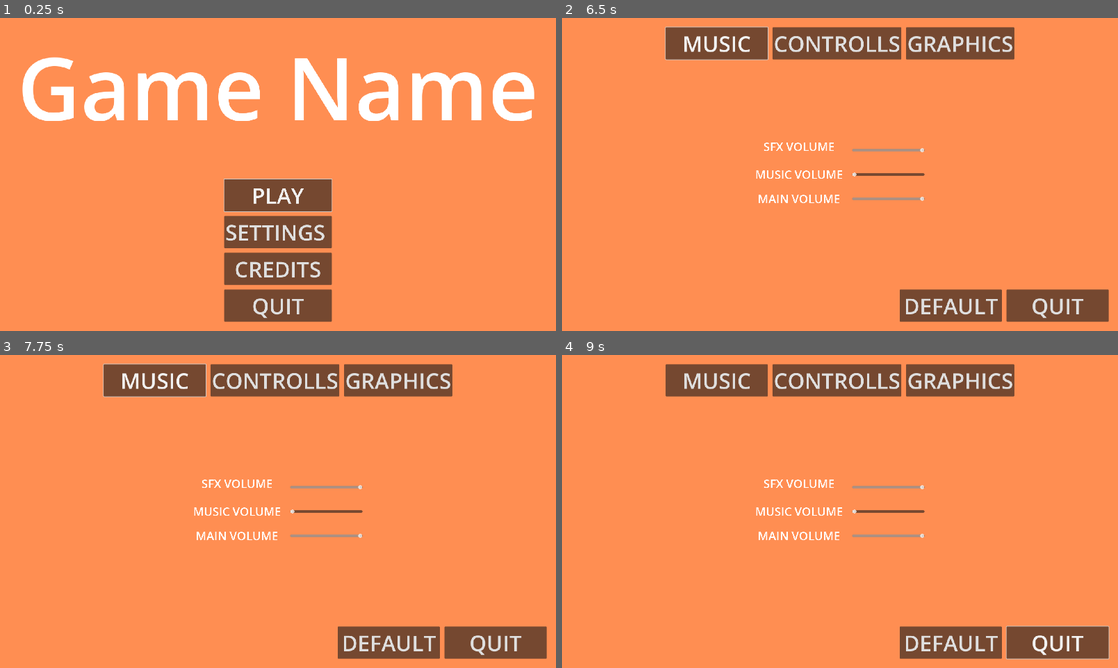
Above: before the commit, frames 1-4 (two rows, left to right).
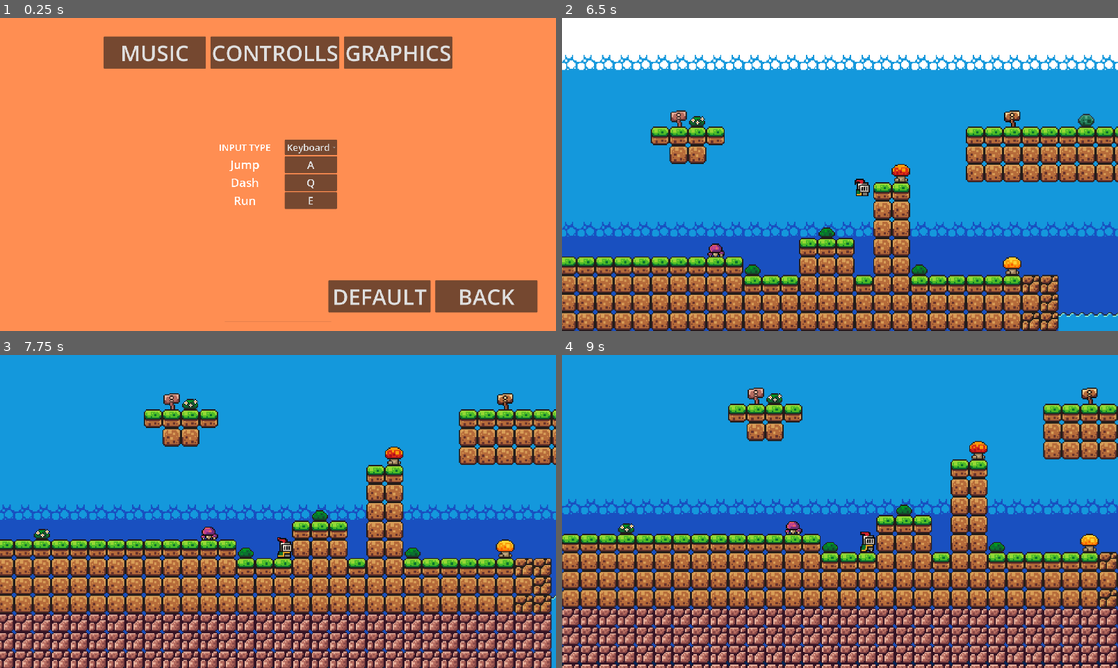
Above: after the commit, the same moments.

Repository: Cober-t/GameDev
Game: Godot game, scene res://scenes/main_menu.tscn
Two runs of this game, one before a commit and one after it. Both use one fixed random seed, a clock stepped at 60 frames per second and the inputs below.
Inputs (mouse positions are in pixels of both pictures, inside the frame that each line leads up to):
- Up to frame 1 (0.25 s): no input
- Up to frame 2 (6.5 s): click (873, 146) at 0.5 s, where only the run after the commit has a clickable "Keyboard"; click (1045, 296) at 1.25 s, where only the run after the commit has a clickable "BACK"; click "PLAY" at 2 s; hold Shift (run, bound only before the commit) 2.78-3.53 s; hold Right (move_right, bound only before the commit) 2.78-4.28 s; tap Ctrl (dash, bound only before the commit) at 2.85, 4.55, 5.1 s; tap Space (jump, bound only before the commit) at 3.02, 3.32, 3.77, 3.8, 4.07, 4.35, 5.27, 5.57, 6.02, 6.05, 6.32 s; tap Shift (run, bound only before the commit) at 3.6, 5.3 s; hold Left (move_left, bound only before the commit) 4.28-5.03 s; hold Right (move_right, bound only before the commit) from 5.03 s (still down); hold Shift (run, bound only before the commit) from 5.78 s (still down); tap Escape (escape) at 6.4 s
- Up to frame 3 (7.75 s): release Right (move_right, bound only before the commit) at 6.53 s; release Shift (run, bound only before the commit) at 6.53 s; hold Left (move_left, bound only before the commit) 6.53-7.28 s; tap Shift (run, bound only before the commit) at 6.6 s; tap Ctrl (dash, bound only before the commit) at 6.8, 7.35 s; hold Right (move_right, bound only before the commit) from 7.28 s (still down); hold Shift (run, bound only before the commit) from 7.28 s (still down)
- Up to frame 4 (9 s): release Right (move_right, bound only before the commit) at 8.03 s; release Shift (run, bound only before the commit) at 8.03 s; hold Left (move_left, bound only before the commit) from 8.03 s (still down); tap Shift (run, bound only before the commit) at 8.1 s; tap Ctrl (dash, bound only before the commit) at 8.3, 8.85 s; hold Shift (run, bound only before the commit) from 8.78 s (still down)

The runs differ from the first frame. In frame 1, 26% of the frame differs, in the area x 4-97%, y 5-98%; in frame 2, 99%; in frame 3, 100%, in the area x 0-100%, y 0-100%; in frame 4, 100%.

Commit message:
Controller support using global scripts

Diff:
--- a/Above&Beyond/main_game_manager.gd
+++ b/Above&Beyond/main_game_manager.gd
@@ -1,26 +1,17 @@
 extends Control
-
 
 @onready var settings_menu: Control = $SettingsMenu
 
-
-func _on_show_settings() -> void:
-	print("SHOW SETTINGS")
-	settings_menu.visible = true
-
-
-func _on_hide_settings() -> void:
-	print("HIDE SETTINGS")
-	settings_menu.visible = false
-
+func _ready() -> void:
+	get_child(0).find_child("back").text = "QUIT"
 
 func _process(delta: float) -> void:
-	if Input.is_action_just_pressed("escape"):
+	if Input.is_action_just_pressed("escape") or Input.is_action_just_pressed("ui_select"):
 		get_child(0).visible = !get_child(0).visible
-		get_child(0).find_child("back").text = "QUIT"
-		Engine.time_scale = 0.0 if get_child(0).visible else 1.0
-
-
+		Engine.time_scale = 0.0
+	if Input.is_action_just_pressed("ui_cancel"):
+		settings_menu.hide()
+		Engine.time_scale = 1.0
 
 func _on_settings_menu_back_or_quit() -> void:
 	get_tree().quit()
--- a/Above&Beyond/project.godot
+++ b/Above&Beyond/project.godot
@@ -15,6 +15,12 @@
 config/features=PackedStringArray("4.4", "GL Compatibility")
 config/icon="res://icon.svg"
 
+[autoload]
+
+Refs="*res://scripts/refs.gd"
+Util="*res://scripts/util.gd"
+Global="*res://scripts/global.gd"
+
 [display]
 
 window/size/viewport_width=1920
@@ -25,36 +31,99 @@
 
 [input]
 
-jump={
-"deadzone": 0.2,
-"events": [Object(InputEventKey,"resource_local_to_scene":false,"resource_name":"","device":-1,"window_id":0,"alt_pressed":false,"shift_pressed":false,"ctrl_pressed":false,"meta_pressed":false,"pressed":false,"keycode":0,"physical_keycode":32,"key_label":0,"unicode":32,"location":0,"echo":false,"script":null)
-, Object(InputEventKey,"resource_local_to_scene":false,"resource_name":"","device":-1,"window_id":0,"alt_pressed":false,"shift_pressed":false,"ctrl_pressed":false,"meta_pressed":false,"pressed":false,"keycode":0,"physical_keycode":87,"key_label":0,"unicode":119,"location":0,"echo":false,"script":null)
-, Object(InputEventKey,"resource_local_to_scene":false,"resource_name":"","device":-1,"window_id":0,"alt_pressed":false,"shift_pressed":false,"ctrl_pressed":false,"meta_pressed":false,"pressed":false,"keycode":0,"physical_keycode":4194320,"key_label":0,"unicode":0,"location":0,"echo":false,"script":null)
+ui_accept={
+"deadzone": 0.5,
+"events": [Object(InputEventKey,"resource_local_to_scene":false,"resource_name":"","device":0,"window_id":0,"alt_pressed":false,"shift_pressed":false,"ctrl_pressed":false,"meta_pressed":false,"pressed":false,"keycode":4194309,"physical_keycode":0,"key_label":0,"unicode":0,"location":0,"echo":false,"script":null)
+, Object(InputEventKey,"resource_local_to_scene":false,"resource_name":"","device":0,"window_id":0,"alt_pressed":false,"shift_pressed":false,"ctrl_pressed":false,"meta_pressed":false,"pressed":false,"keycode":4194310,"physical_keycode":0,"key_label":0,"unicode":0,"location":0,"echo":false,"script":null)
+, Object(InputEventKey,"resource_local_to_scene":false,"resource_name":"","device":0,"window_id":0,"alt_pressed":false,"shift_pressed":false,"ctrl_pressed":false,"meta_pressed":false,"pressed":false,"keycode":32,"physical_keycode":0,"key_label":0,"unicode":32,"location":0,"echo":false,"script":null)
 , Object(InputEventJoypadButton,"resource_local_to_scene":false,"resource_name":"","device":-1,"button_index":0,"pressure":0.0,"pressed":true,"script":null)
 ]
 }
-move_left={
-"deadzone": 0.2,
-"events": [Object(InputEventKey,"resource_local_to_scene":false,"resource_name":"","device":-1,"window_id":0,"alt_pressed":false,"shift_pressed":false,"ctrl_pressed":false,"meta_pressed":false,"pressed":false,"keycode":0,"physical_keycode":4194319,"key_label":0,"unicode":0,"location":0,"echo":false,"script":null)
-, Object(InputEventKey,"resource_local_to_scene":false,"resource_name":"","device":-1,"window_id":0,"alt_pressed":false,"shift_pressed":false,"ctrl_pressed":false,"meta_pressed":false,"pressed":false,"keycode":0,"physical_keycode":65,"key_label":0,"unicode":97,"location":0,"echo":false,"script":null)
-, Object(InputEventJoypadMotion,"resource_local_to_scene":false,"resource_name":"","device":-1,"axis":0,"axis_value":-1.0,"script":null)
-, Object(InputEventJoypadButton,"resource_local_to_scene":false,"resource_name":"","device":-1,"button_index":13,"pressure":0.0,"pressed":true,"script":null)
+ui_select={
+"deadzone": 0.5,
+"events": [Object(InputEventJoypadButton,"resource_local_to_scene":false,"resource_name":"","device":0,"button_index":3,"pressure":0.0,"pressed":false,"script":null)
+, Object(InputEventJoypadButton,"resource_local_to_scene":false,"resource_name":"","device":-1,"button_index":4,"pressure":0.0,"pressed":true,"script":null)
 ]
 }
-move_right={
-"deadzone": 0.2,
-"events": [Object(InputEventKey,"resource_local_to_scene":false,"resource_name":"","device":-1,"window_id":0,"alt_pressed":false,"shift_pressed":false,"ctrl_pressed":false,"meta_pressed":false,"pressed":false,"keycode":0,"physical_keycode":4194321,"key_label":0,"unicode":0,"location":0,"echo":false,"script":null)
-, Object(InputEventKey,"resource_local_to_scene":false,"resource_name":"","device":-1,"window_id":0,"alt_pressed":false,"shift_pressed":false,"ctrl_pressed":false,"meta_pressed":false,"pressed":false,"keycode":0,"physical_keycode":68,"key_label":0,"unicode":100,"location":0,"echo":false,"script":null)
+ui_cancel={
+"deadzone": 0.5,
+"events": [Object(InputEventKey,"resource_local_to_scene":false,"resource_name":"","device":0,"window_id":0,"alt_pressed":false,"shift_pressed":false,"ctrl_pressed":false,"meta_pressed":false,"pressed":false,"keycode":4194305,"physical_keycode":0,"key_label":0,"unicode":0,"location":0,"echo":false,"script":null)
+, Object(InputEventJoypadButton,"resource_local_to_scene":false,"resource_name":"","device":-1,"button_index":1,"pressure":0.0,"pressed":true,"script":null)
+]
+}
+ui_focus_next={
+"deadzone": 0.5,
+"events": [Object(InputEventKey,"resource_local_to_scene":false,"resource_name":"","device":0,"window_id":0,"alt_pressed":false,"shift_pressed":false,"ctrl_pressed":false,"meta_pressed":false,"pressed":false,"keycode":4194306,"physical_keycode":0,"key_label":0,"unicode":0,"location":0,"echo":false,"script":null)
 , Object(InputEventJoypadButton,"resource_local_to_scene":false,"resource_name":"","device":-1,"button_index":14,"pressure":0.0,"pressed":true,"script":null)
 , Object(InputEventJoypadMotion,"resource_local_to_scene":false,"resource_name":"","device":-1,"axis":0,"axis_value":1.0,"script":null)
 ]
 }
-run={
+ui_focus_prev={
+"deadzone": 0.5,
+"events": [Object(InputEventKey,"resource_local_to_scene":false,"resource_name":"","device":0,"window_id":0,"alt_pressed":false,"shift_pressed":true,"ctrl_pressed":false,"meta_pressed":false,"pressed":false,"keycode":4194306,"physical_keycode":0,"key_label":0,"unicode":0,"location":0,"echo":false,"script":null)
+, Object(InputEventJoypadButton,"resource_local_to_scene":false,"resource_name":"","device":-1,"button_index":13,"pressure":0.0,"pressed":true,"script":null)
+, Object(InputEventJoypadMotion,"resource_local_to_scene":false,"resource_name":"","device":-1,"axis":0,"axis_value":-1.0,"script":null)
+]
+}
+ui_left={
+"deadzone": 0.5,
+"events": [Object(InputEventKey,"resource_local_to_scene":false,"resource_name":"","device":0,"window_id":0,"alt_pressed":false,"shift_pressed":false,"ctrl_pressed":false,"meta_pressed":false,"pressed":false,"keycode":4194319,"physical_keycode":0,"key_label":0,"unicode":0,"location":0,"echo":false,"script":null)
+, Object(InputEventJoypadButton,"resource_local_to_scene":false,"resource_name":"","device":0,"button_index":13,"pressure":0.0,"pressed":false,"script":null)
+, Object(InputEventJoypadMotion,"resource_local_to_scene":false,"resource_name":"","device":0,"axis":0,"axis_value":-1.0,"script":null)
+, Object(InputEventJoypadButton,"resource_local_to_scene":false,"resource_name":"","device":-1,"button_index":13,"pressure":0.0,"pressed":true,"script":null)
+, Object(InputEventJoypadMotion,"resource_local_to_scene":false,"resource_name":"","device":-1,"axis":0,"axis_value":-1.0,"script":null)
+]
+}
+ui_right={
+"deadzone": 0.5,
+"events": [Object(InputEventKey,"resource_local_to_scene":false,"resource_name":"","device":0,"window_id":0,"alt_pressed":false,"shift_pressed":false,"ctrl_pressed":false,"meta_pressed":false,"pressed":false,"keycode":4194321,"physical_keycode":0,"key_label":0,"unicode":0,"location":0,"echo":false,"script":null)
+, Object(InputEventJoypadButton,"resource_local_to_scene":false,"resource_name":"","device":0,"button_index":14,"pressure":0.0,"pressed":false,"script":null)
+, Object(InputEventJoypadMotion,"resource_local_to_scene":false,"resource_name":"","device":0,"axis":0,"axis_value":1.0,"script":null)
+, Object(InputEventJoypadButton,"resource_local_to_scene":false,"resource_name":"","device":-1,"button_index":14,"pressure":0.0,"pressed":true,"script":null)
+, Object(InputEventJoypadMotion,"resource_local_to_scene":false,"resource_name":"","device":-1,"axis":0,"axis_value":1.0,"script":null)
+]
+}
+ui_up={
+"deadzone": 0.5,
+"events": [Object(InputEventKey,"resource_local_to_scene":false,"resource_name":"","device":0,"window_id":0,"alt_pressed":false,"shift_pressed":false,"ctrl_pressed":false,"meta_pressed":false,"pressed":false,"keycode":4194320,"physical_keycode":0,"key_label":0,"unicode":0,"location":0,"echo":false,"script":null)
+, Object(InputEventJoypadButton,"resource_local_to_scene":false,"resource_name":"","device":0,"button_index":11,"pressure":0.0,"pressed":false,"script":null)
+, Object(InputEventJoypadMotion,"resource_local_to_scene":false,"resource_name":"","device":0,"axis":1,"axis_value":-1.0,"script":null)
+, Object(InputEventJoypadButton,"resource_local_to_scene":false,"resource_name":"","device":-1,"button_index":11,"pressure":0.0,"pressed":true,"script":null)
+, Object(InputEventJoypadMotion,"resource_local_to_scene":false,"resource_name":"","device":-1,"axis":1,"axis_value":-1.0,"script":null)
+]
+}
+ui_down={
+"deadzone": 0.5,
+"events": [Object(InputEventKey,"resource_local_to_scene":false,"resource_name":"","device":0,"window_id":0,"alt_pressed":false,"shift_pressed":false,"ctrl_pressed":false,"meta_pressed":false,"pressed":false,"keycode":4194322,"physical_keycode":0,"key_label":0,"unicode":0,"location":0,"echo":false,"script":null)
+, Object(InputEventJoypadButton,"resource_local_to_scene":false,"resource_name":"","device":0,"button_index":12,"pressure":0.0,"pressed":false,"script":null)
+, Object(InputEventJoypadMotion,"resource_local_to_scene":false,"resource_name":"","device":0,"axis":1,"axis_value":1.0,"script":null)
+, Object(InputEventJoypadButton,"resource_local_to_scene":false,"resource_name":"","device":-1,"button_index":12,"pressure":0.0,"pressed":true,"script":null)
+, Object(InputEventJoypadMotion,"resource_local_to_scene":false,"resource_name":"","device":-1,"axis":1,"axis_value":1.0,"script":null)
+]
+}
+jump_keyboard={
+"deadzone": 0.2,
+"events": [Object(InputEventKey,"resource_local_to_scene":false,"resource_name":"","device":-1,"window_id":0,"alt_pressed":false,"shift_pressed":false,"ctrl_pressed":false,"meta_pressed":false,"pressed":false,"keycode":0,"physical_keycode":32,"key_label":0,"unicode":32,"location":0,"echo":false,"script":null)
+]
+}
+move_arrow_left={
+"deadzone": 0.2,
+"events": [Object(InputEventKey,"resource_local_to_scene":false,"resource_name":"","device":-1,"window_id":0,"alt_pressed":false,"shift_pressed":false,"ctrl_pressed":false,"meta_pressed":false,"pressed":false,"keycode":0,"physical_keycode":4194319,"key_label":0,"unicode":0,"location":0,"echo":false,"script":null)
+, Object(InputEventKey,"resource_local_to_scene":false,"resource_name":"","device":-1,"window_id":0,"alt_pressed":false,"shift_pressed":false,"ctrl_pressed":false,"meta_pressed":false,"pressed":false,"keycode":0,"physical_keycode":65,"key_label":0,"unicode":97,"location":0,"echo":false,"script":null)
+]
+}
+move_arrow_right={
+"deadzone": 0.2,
+"events": [Object(InputEventKey,"resource_local_to_scene":false,"resource_name":"","device":-1,"window_id":0,"alt_pressed":false,"shift_pressed":false,"ctrl_pressed":false,"meta_pressed":false,"pressed":false,"keycode":0,"physical_keycode":4194321,"key_label":0,"unicode":0,"location":0,"echo":false,"script":null)
+, Object(InputEventKey,"resource_local_to_scene":false,"resource_name":"","device":-1,"window_id":0,"alt_pressed":false,"shift_pressed":false,"ctrl_pressed":false,"meta_pressed":false,"pressed":false,"keycode":0,"physical_keycode":68,"key_label":0,"unicode":100,"location":0,"echo":false,"script":null)
+]
+}
+run_keyboard={
 "deadzone": 0.2,
 "events": [Object(InputEventKey,"resource_local_to_scene":false,"resource_name":"","device":-1,"window_id":0,"alt_press …(195 unchanged characters)…
 ]
 }
-dash={
+dash_keyboard={
 "deadzone": 0.2,
 "events": [Object(InputEventKey,"resource_local_to_scene":false,"resource_name":"","device":-1,"window_id":0,"alt_press …(195 unchanged characters)…
 , Object(InputEventJoypadMotion,"resource_local_to_scene":false,"resource_name":"","device":-1,"axis":5,"axis_value":1.0,"script":null)
@@ -65,6 +134,33 @@
 "events": [Object(InputEventKey,"resource_local_to_scene":false,"resource_name":"","device":-1,"window_id":0,"alt_press …(195 unchanged characters)…
 ]
 }
+jump_controller={
+"deadzone": 0.2,
+"events": [Object(InputEventJoypadButton,"resource_local_to_scene":false,"resource_name":"","device":-1,"button_index":0,"pressure":0.0,"pressed":true,"script":null)
+]
+}
+dash_controller={
+"deadzone": 0.2,
+"events": [Object(InputEventJoypadMotion,"resource_local_to_scene":false,"resource_name":"","device":-1,"axis":5,"axis_value":1.0,"script":null)
+]
+}
+run_controller={
+"deadzone": 0.2,
+"events": [Object(InputEventJoypadButton,"resource_local_to_scene":false,"resource_name":"","device":-1,"button_index":1,"pressure":0.0,"pressed":true,"script":null)
+]
+}
+move_joypad_left={
+"deadzone": 0.2,
+"events": [Object(InputEventJoypadButton,"resource_local_to_scene":false,"resource_name":"","device":-1,"button_index":13,"pressure":0.0,"pressed":true,"script":null)
+, Object(InputEventJoypadMotion,"resource_local_to_scene":false,"resource_name":"","device":-1,"axis":0,"axis_value":-1.0,"script":null)
+]
+}
+move_joypad_right={
+"deadzone": 0.2,
+"events": [Object(InputEventJoypadButton,"resource_local_to_scene":false,"resource_name":"","device":-1,"button_index":14,"pressure":0.0,"pressed":true,"script":null)
+, Object(InputEventJoypadMotion,"resource_local_to_scene":false,"resource_name":"","device":-1,"axis":0,"axis_value":1.0,"script":null)
+]
+}
 
 [rendering]
 
--- a/Above&Beyond/scenes/main.tscn
+++ b/Above&Beyond/scenes/main.tscn
@@ -22,7 +22,8 @@
 
 [node name="SettingsMenu" parent="." instance=ExtResource("2_jyhfs")]
 visible = false
-layout_mode = 1
+layout_mode = 2
+anchors_preset = 0
 size_flags_horizontal = 1
 size_flags_vertical = 1
 
@@ -35,6 +36,7 @@
 offset_right = 478.0
 offset_bottom = 268.0
 scale = Vector2(4, 4)
+mouse_filter = 2
 
 [node name="SubViewport" type="SubViewport" parent="SubViewportContainer"]
 handle_input_locally = false
--- a/Above&Beyond/scenes/main_menu.tscn
+++ b/Above&Beyond/scenes/main_menu.tscn
@@ -41,6 +41,7 @@
 theme_override_constants/margin_bottom = 32
 
 [node name="Title" type="Label" parent="Control/MarginContainer"]
+visible = false
 layout_mode = 2
 size_flags_horizontal = 4
 size_flags_vertical = 0
@@ -50,6 +51,7 @@
 vertical_alignment = 1
 
 [node name="MainButtons" type="VBoxContainer" parent="Control/MarginContainer"]
+visible = false
 layout_mode = 2
 size_flags_horizontal = 4
 size_flags_vertical = 10
@@ -100,7 +102,6 @@
 text = "QUIT"
 
 [node name="SettingsMenu" parent="Control/MarginContainer" instance=ExtResource("3_bqqt6")]
-visible = false
 layout_mode = 2
 
 [node name="CreditsMenu" type="VBoxContainer" parent="Control/MarginContainer"]
--- a/Above&Beyond/scenes/settings_menu.tscn
+++ b/Above&Beyond/scenes/settings_menu.tscn
@@ -15,11 +15,12 @@
 
 [node name="ColorRect" type="ColorRect" parent="."]
 z_index = 4095
-layout_mode = 0
-offset_left = -72.0
-offset_top = -37.0
-offset_right = 2005.0
-offset_bottom = 1131.0
+layout_mode = 1
+anchors_preset = 15
+anchor_right = 1.0
+anchor_bottom = 1.0
+grow_horizontal = 2
+grow_vertical = 2
 mouse_filter = 2
 color = Color(1, 0.556863, 0.321569, 1)
 
@@ -90,6 +91,7 @@
 
 [node name="VolumeSettings" type="GridContainer" parent="MarginContainer/SettingsMenu"]
 unique_name_in_owner = true
+visible = false
 layout_mode = 2
 size_flags_horizontal = 4
 size_flags_vertical = 6
@@ -153,25 +155,33 @@
 max_value = 1.0
 step = 0.001
 
-[node name="ControllerSettings" type="VScrollBar" parent="MarginContainer/SettingsMenu"]
+[node name="ControllerSettings" type="VBoxContainer" parent="MarginContainer/SettingsMenu"]
 unique_name_in_owner = true
-visible = false
-layout_mode = 2
-size_flags_horizontal = 1
+layout_mode = 2
 size_flags_vertical = 3
 
 [node name="GridContainer" type="GridContainer" parent="MarginContainer/SettingsMenu/ControllerSettings"]
 layout_mode = 2
-offset_left = 835.0
-offset_top = -221.0
-offset_right = 1020.0
-offset_bottom = -39.0
-grow_horizontal = 2
-grow_vertical = 2
 size_flags_horizontal = 4
 size_flags_vertical = 6
 theme_override_constants/h_separation = 48
 columns = 2
+
+[node name="InputTypeLabel" type="Label" parent="MarginContainer/SettingsMenu/ControllerSettings/GridContainer"]
+layout_mode = 2
+theme_override_font_sizes/font_size = 32
+text = "INPUT TYPE"
+
+[node name="InputTypeButton" type="OptionButton" parent="MarginContainer/SettingsMenu/ControllerSettings/GridContainer"]
+layout_mode = 2
+theme_override_font_sizes/font_size = 32
+alignment = 1
+selected = 0
+item_count = 2
+popup/item_0/text = "Keyboard"
+popup/item_0/id = 0
+popup/item_1/text = "Gamepad"
+popup/item_1/id = 1
 
 [node name="JumpKey" type="Label" parent="MarginContainer/SettingsMenu/ControllerSettings/GridContainer"]
 layout_mode = 2
@@ -282,6 +292,7 @@
 [connection signal="value_changed" from="MarginContainer/SettingsMenu/VolumeSettings/SFXVolSlider" to="MarginContainer/SettingsMenu" method="_on_sfx_vol_slider_value_changed"]
 [connection signal="value_changed" from="MarginContainer/SettingsMenu/VolumeSettings/MusicVolSlider" to="MarginContainer/SettingsMenu" method="_on_music_vol_slider_value_changed"]
 [connection signal="value_changed" from="MarginContainer/SettingsMenu/VolumeSettings/MainVolSlider" to="MarginContainer/SettingsMenu" method="_on_main_vol_slider_value_changed"]
+[connection signal="item_selected" from="MarginContainer/SettingsMenu/ControllerSettings/GridContainer/InputTypeButton" to="." method="_on_input_type_button_item_selected"]
 [connection signal="toggled" from="MarginContainer/SettingsMenu/GraphicsSettings/fullscreen" to="MarginContainer/SettingsMenu" method="_on_fullscreen_toggled"]
 [connection signal="toggled" from="MarginContainer/SettingsMenu/GraphicsSettings/Vsync" to="MarginContainer/SettingsMenu" method="_on_vsync_toggled"]
 [connection signal="visibility_changed" from="MarginContainer/SettingsMenu/GraphicsSettings/Vsync" to="." method="_on_vsync_visibility_changed"]
--- /dev/null
+++ b/Above&Beyond/scripts/global.gd
@@ -0,0 +1,44 @@
+extends Node
+
+
+func moving_direction() -> float:
+	if Util.INPUT_SCHEME == Util.INPUT_SCHEMES.KEYBOARD_AND_MOUSE:
+		return Input.get_axis("move_arrow_left", "move_arrow_right")
+	else:
+		return Input.get_axis("move_joypad_left", "move_joypad_right")
+
+func is_jumping() -> bool:
+	if Util.INPUT_SCHEME == Util.INPUT_SCHEMES.KEYBOARD_AND_MOUSE:
+		return Input.is_action_just_pressed("jump_keyboard")
+	else:
+		return Input.is_action_just_pressed("jump_controller")
+
+func is_jumping_released() -> bool:
+	if Util.INPUT_SCHEME == Util.INPUT_SCHEMES.KEYBOARD_AND_MOUSE:
+		return Input.is_action_just_released("jump_keyboard")
+	else:
+		return Input.is_action_just_released("jump_controller")
+
+func is_running() -> bool:
+	if Util.INPUT_SCHEME == Util.INPUT_SCHEMES.KEYBOARD_AND_MOUSE:
+		return Input.is_action_pressed("run_keyboard")
+	else:
+		return Input.is_action_pressed("run_controller")
+
+func is_dashing() -> bool:
+	if Util.INPUT_SCHEME == Util.INPUT_SCHEMES.KEYBOARD_AND_MOUSE:
+		return Input.is_action_just_pressed("dash_keyboard")
+	else:
+		return Input.is_action_just_pressed("dash_controller")
+
+func is_moving_left() -> bool:
+	if Util.INPUT_SCHEME == Util.INPUT_SCHEMES.KEYBOARD_AND_MOUSE:
+		return Input.is_action_pressed("move_arrow_left")
+	else:
+		return Input.is_action_pressed("move_joypad_left")
+
+func is_moving_right() -> bool:
+	if Util.INPUT_SCHEME == Util.INPUT_SCHEMES.KEYBOARD_AND_MOUSE:
+		return Input.is_action_pressed("move_arrow_right")
+	else:
+		return Input.is_action_pressed("move_joypad_right")
--- a/Above&Beyond/scripts/main_menu.gd
+++ b/Above&Beyond/scripts/main_menu.gd
@@ -14,6 +14,10 @@
 
 func _ready() -> void:
 	focus_button()
+	if main_buttons and main_buttons is VBoxContainer:
+		main_buttons.visible = true
+	if title and title is Label:
+		title.visible = true
 
 func focus_button() -> void:
 	if main_buttons:
@@ -41,7 +45,6 @@
 func _on_visibility_changed() -> void:
 	focus_button()
 
-
 func _on_settings_menu_back_or_quit() -> void:
 	back_menu_button()
 
--- a/Above&Beyond/scripts/player_movement.gd
+++ b/Above&Beyond/scripts/player_movement.gd
@@ -70,7 +70,7 @@
 
 	previous_position = global_position
 
-	var direction = Input.get_axis("move_left", "move_right")
+	var direction = Global.moving_direction()
 	handle_dash(delta)
 	handle_jump(delta)
 	handle_movement(direction)
@@ -81,7 +81,7 @@
 # ---------------------------------------------------------------------
 
 func handle_movement(dir: float) ->void:
-	var speed = run_speed if Input.is_action_pressed("run") else base_speed
+	var speed = run_speed if Global.is_running() else base_speed
 
 	# Get the input direction: -1, 0, 1
 	if dir and not is_dashing:
@@ -96,19 +96,19 @@
 	# Add the gravity.
 	if not is_on_floor():
 		velocity.y += gravity * delta
-	if Input.is_action_just_pressed("jump") and is_on_floor():
+	if Global.is_jumping() and is_on_floor():
 		velocity.y = jump_force
 		jumps_count = max_jumps - 1
-	if jumps_count > 0 and Input.is_action_just_pressed("jump") and not is_on_floor(): # Second jump
+	if jumps_count > 0 and Global.is_jumping() and not is_on_floor(): # Second jump
 		velocity.y = next_jumps_force
 		jumps_count -= 1
-	if Input.is_action_just_pressed("jump") and is_on_wall():
+	if Global.is_jumping() and is_on_wall():
 		velocity.y = jump_force
 		jumps_count = max_jumps - 1 # Recharge double-jump on wall
 		velocity.x += last_direction_pressed * -1 * jump_recoil_on_wall
-	if not Input.is_action_just_pressed("jump") and (Input.is_action_pressed("move_left") or Input.is_action_pressed("move_right")) and is_on_wall() and not is_on_floor():
+	if not Global.is_jumping() and (Global.is_moving_left() or Global.is_moving_right()) and is_on_wall() and not is_on_floor():
 		velocity.y *= fall_speed_on_wall * delta
-	if Input.is_action_just_released("jump") and velocity.y < 0:
+	if Global.is_jumping_released() and velocity.y < 0:
 		velocity.y *= deceleration_on_jump_release
 
 # ---------------------------------------------------------------------
@@ -116,7 +116,7 @@
 func handle_dash(delta: float) ->void:
 	if is_on_floor() or is_on_wall():
 		dash_enable = true
-	if Input.is_action_just_pressed("dash") and not is_dashing and dash_cooldown_timer <= 0 and dash_enable:
+	if Global.is_dashing() and not is_dashing and dash_cooldown_timer <= 0 and dash_enable:
 		is_dashing = true
 		dash_enable = false
 		dash_start_time = Time.get_ticks_msec()
--- /dev/null
+++ b/Above&Beyond/scripts/refs.gd
@@ -0,0 +1,4 @@
+extends Node
+
+@export_group("Resource Colors")
+@export var color_food : Color
--- a/Above&Beyond/scripts/settings_menu.gd
+++ b/Above&Beyond/scripts/settings_menu.gd
@@ -1,7 +1,7 @@
 extends Control
 
 @onready var graphics_settings :GridContainer = %GraphicsSettings
-@onready var controller_settings: VScrollBar = %ControllerSettings
+@onready var controller_settings: VBoxContainer = %ControllerSettings
 @onready var volume_settings: GridContainer = %VolumeSettings
 @onready var fullscreen: CheckBox = %GraphicsSettings/fullscreen
 @onready var settings_menu: Control = $Control/MarginContainer/SettingsMenu
@@ -85,5 +85,10 @@
 
 
 func _on_visibility_changed() -> void:
-	if music_tab:
+	if music_tab and visible:
 		music_tab.grab_focus()
+
+
+func _on_input_type_button_item_selected(index: int) -> void:
+	if index != -1:
+		Util.INPUT_SCHEME = index
--- /dev/null
+++ b/Above&Beyond/scripts/util.gd
@@ -0,0 +1,5 @@
+extends Node
+
+enum INPUT_SCHEMES { KEYBOARD_AND_MOUSE, GAMEPAD }
+
+static var INPUT_SCHEME : Util.INPUT_SCHEMES = Util.INPUT_SCHEMES.KEYBOARD_AND_MOUSE
